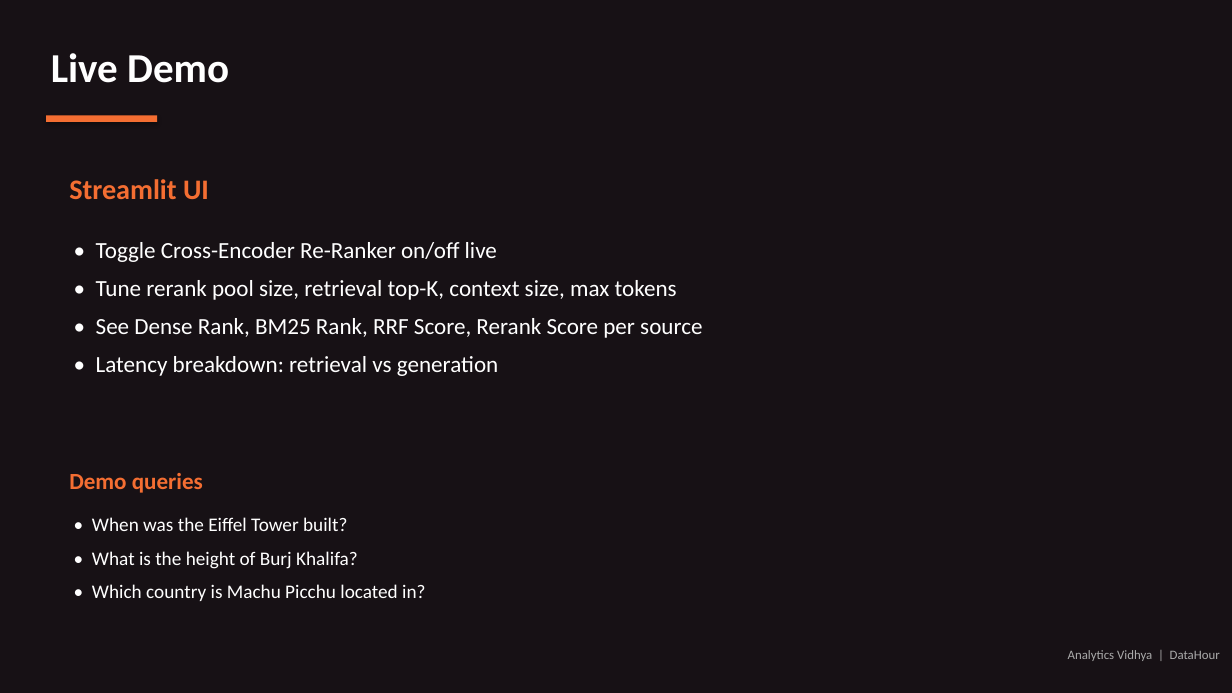
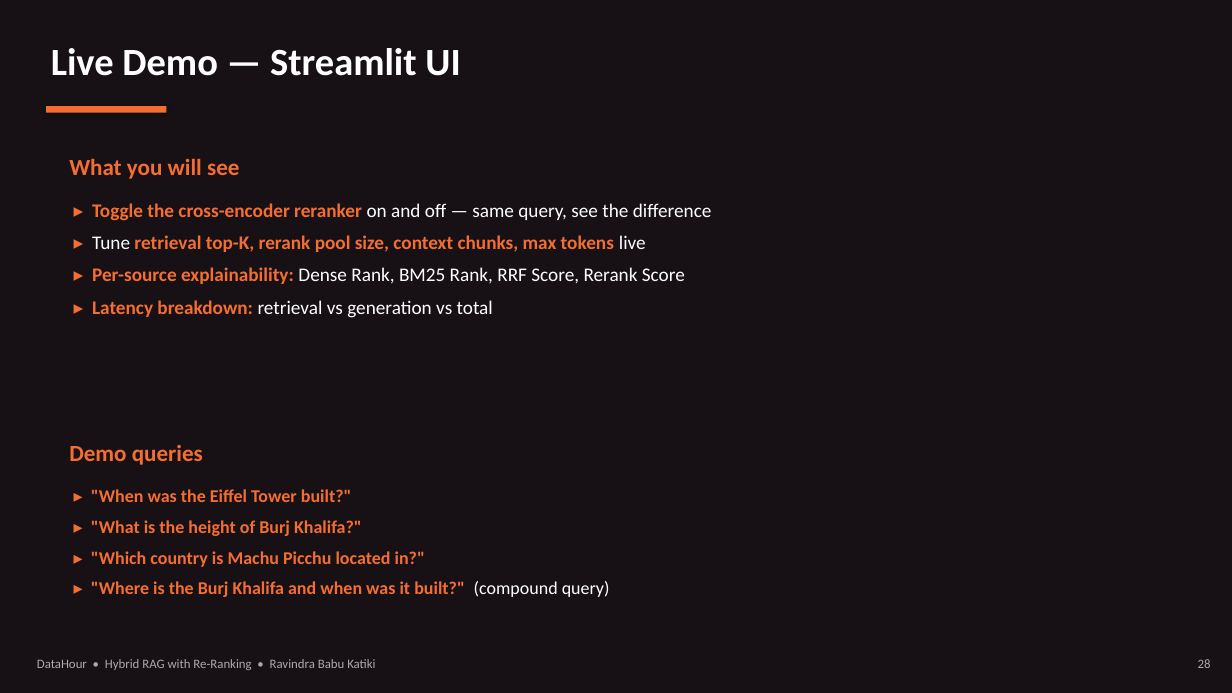
Before and after one commit to sunrise197605/Datahour_HybridRAG, a slide deck: slide 28 of DataHour_HybridRAG.pptx (slide 19 before the commit). Drawn at 1232x693 pixels with LibreOffice and Linux fonts; fonts in the diff are those of the drawing. Boxes give left, top, right and bottom in pixels: in the first picture for what was removed or moved away, otherwise in the second. Text is boxed around its words. In the diff, an @@ line names an element or a change of style, - is before the commit and + after.

Commit message:
Add class docstrings, self-contained demo notebook, and updated deck
Narrative 100-word docstrings on critical classes (HybridRAG,
DenseIndex, BM25Index, CrossEncoderReranker, LLMGenerator,
MistralChat) and key functions (reciprocal_rank_fusion,
build_prompt, CSFS/MRR/HitRate metrics). Ship a self-contained
Plan B notebook with both clean and pre-executed variants, and
the revised DataHour deck with Analytics Vidhya title art and
Vriksha logo.

```diff
--- a/DataHour_HybridRAG.pptx
+++ b/DataHour_HybridRAG.pptx
@@ text at [51, 48, 460, 76]: text changed; size 32 to 30 pt @@
-Live Demo
+Live Demo — Streamlit UI
@@ rectangle: place and size @@
-rectangle at [46, 116, 157, 122]
+rectangle at [46, 106, 166, 113]
@@ text at [69, 158, 239, 179]: text changed; size 22 to 18 pt @@
-Streamlit UI
+What you will see
@@ text at [92, 203, 712, 318]: text changed; size 18 to 15 pt; text colour #FFFFFF to #F46E32; bold on @@
-• Toggle Cross-Encoder Re-Ranker on/off live
-• Tune rerank pool size, retrieval top-K, context size, max tokens
-• See Dense Rank, BM25 Rank, RRF Score, Rerank Score per source
-• Latency breakdown: retrieval vs generation
+▸ Toggle the cross-encoder reranker on and off — same query, see the difference
+▸ Tune retrieval top-K, rerank pool size, context chunks, max tokens live
+▸ Per-source explainability: Dense Rank, BM25 Rank, RRF Score, Rerank Score
+▸ Latency breakdown: retrieval vs generation vs total
@@ text "Demo queries": place and size @@
-text "Demo queries" at [69, 473, 203, 493]
+text "Demo queries" at [69, 445, 203, 465]
@@ text at [91, 489, 610, 597]: text changed; size 15 to 14 pt; text colour #FFFFFF to #F46E32; bold on @@
-• When was the Eiffel Tower built?
-• What is the height of Burj Khalifa?
-• Which country is Machu Picchu located in?
+▸ "When was the Eiffel Tower built?"
+▸ "What is the height of Burj Khalifa?"
+▸ "Which country is Machu Picchu located in?"
+▸ "Where is the Burj Khalifa and when was it built?" (compound query)
@@ text at [37, 659, 375, 670]: text changed @@
-Analytics Vidhya | DataHour
+DataHour • Hybrid RAG with Re-Ranking • Ravindra Babu Katiki
@@ text added at [1198, 659, 1211, 668], 10 pt, text #AAAAAA @@
+28
```
Also in this commit, not shown: 14 other slides changed, 16 slides added, 6 slides removed, 14 other files.
